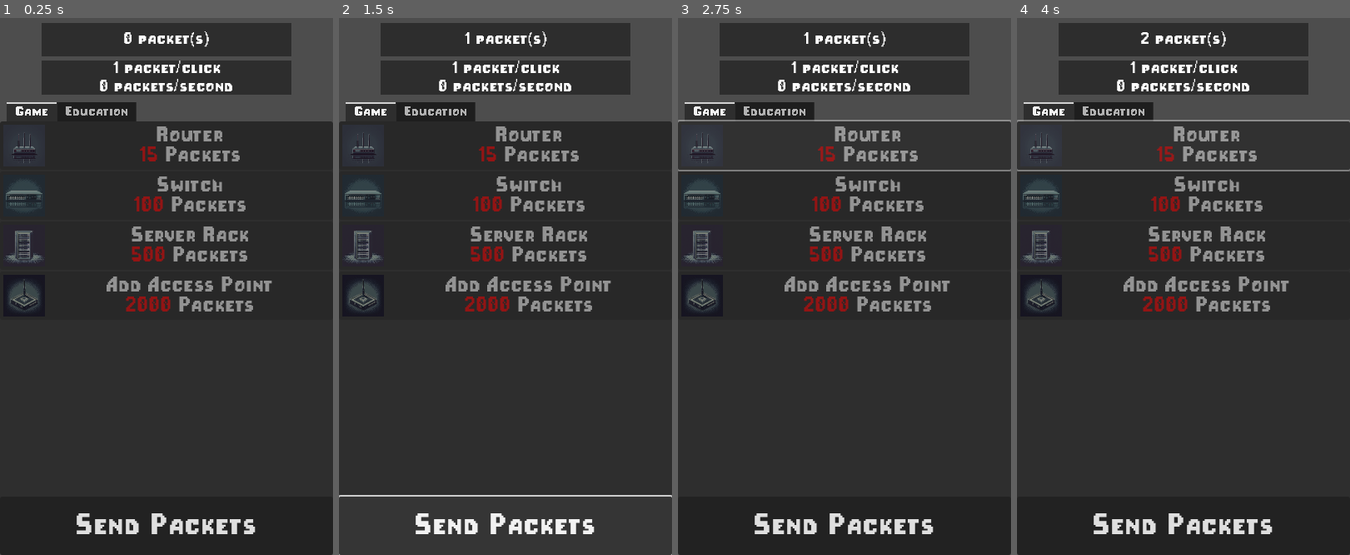
Above: before the commit, frames 1-4 (left to right).
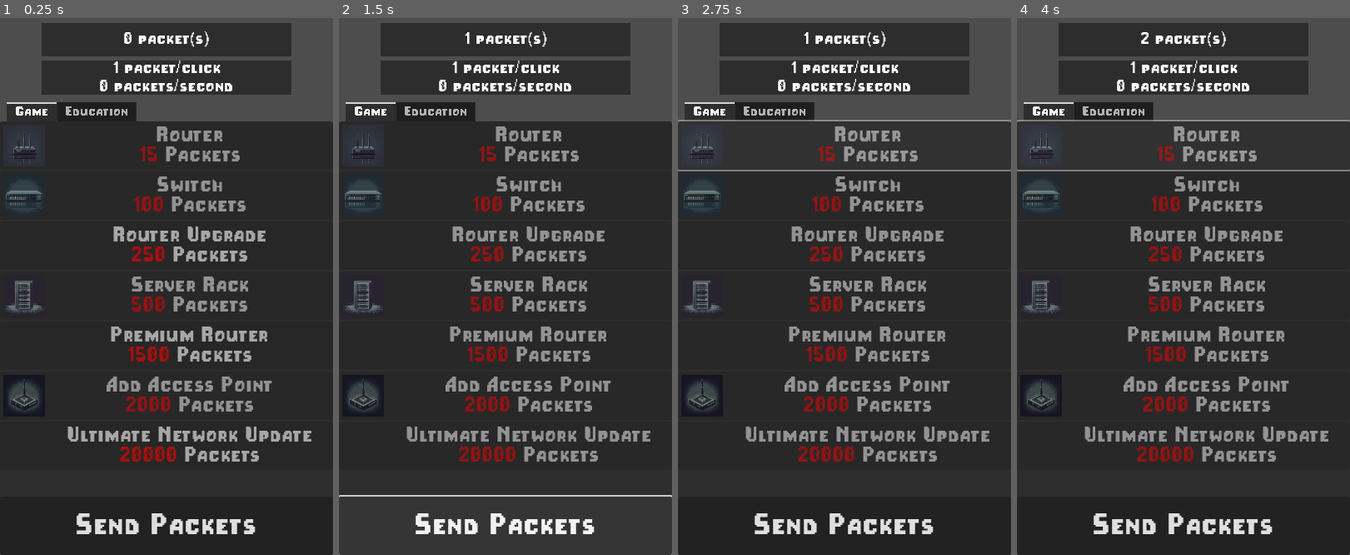
Above: after the commit, the same moments.

Repository: ngabryluk/Idle-Internet
Game: Godot game, scene res://scenes/game.tscn
Same seed, same stepped clock (60 frames per second), same inputs: the game is played once before the commit and once after it.
Inputs (mouse positions are in pixels of both pictures, inside the frame that each line leads up to):
- Up to frame 1 (0.25 s): no input
- Up to frame 2 (1.5 s): click (505, 146) at 0.52 s; click "Send Packets" at 1.25 s
- Up to frame 3 (2.75 s): click (844, 146) at 2.02 s
- Up to frame 4 (4 s): click "Send Packets" at 2.75 s; click (1183, 146) at 3.52 s

The runs differ from the first frame. In frame 1, 7.3% of the frame differs, in the area x 1-94%, y 38-83%; in frame 2, 7.1%; in frame 3, 7.1%; in frame 4, 7.1%.

Commit message:
More upgradessss

Diff:
--- /dev/null
+++ b/scenes/click_three.gd
@@ -0,0 +1,9 @@
+extends Upgrade
+
+class_name ClickThree
+
+func _init():
+	cost = 1500
+	packets_per_click = 8
+	cost_increase_rate = 1.025
+	default_text = "Premium Router"
--- /dev/null
+++ b/scenes/click_two.gd
@@ -0,0 +1,9 @@
+extends Upgrade
+
+class_name ClickTwo
+
+func _init():
+	cost = 250
+	packets_per_click = 4
+	cost_increase_rate = 1.4
+	default_text = "Router Upgrade"
--- /dev/null
+++ b/scenes/mega.gd
@@ -0,0 +1,36 @@
+extends Upgrade
+
+class_name Mega
+
+func _init():
+	cost = 20000
+	packets_per_second = Globals.auto_packets_per_second * 1.25
+	packets_per_click = Globals.packets_per_click * 1.25
+	cost_increase_rate = 2.5
+	default_text = "Ultimate Network Update"
+
+func _process(_delta):
+	# Change the opacity of the button depending on if the player has enough packets
+	var tween = get_tree().create_tween()
+	var color
+	if Globals.num_packets >= cost:
+		# Change the opacity of the button to full
+		tween.tween_property(upgrade_button, "modulate:a", 1, 0.3)
+		color = Color.GREEN
+	else:
+		# Change opacity of the button to half
+		tween.tween_property(upgrade_button, "modulate:a", 0.5, 0.3)
+		color = Color.RED
+
+	update_button_text(color)
+
+	packets_per_second = Globals.auto_packets_per_second * 1.25
+	packets_per_click = Globals.packets_per_click * 1.25
+
+	# If the upgrade increases packets per click
+	if packets_per_click > 0 and packets_per_second > 0:
+		upgrade_button.tooltip_text = "+" + str(packets_per_click) + " Packets Per Click / +" + str(packets_per_second) + " Packets Per Second"
+	elif packets_per_second > 0:
+		upgrade_button.tooltip_text = "+" + str(packets_per_second) + " Packets Per Second"
+	else:
+		upgrade_button.tooltip_text = "+" + str(packets_per_click) + " Packets Per Click"
--- a/scenes/upgrade.gd
+++ b/scenes/upgrade.gd
@@ -17,10 +17,12 @@
 	update_button_text(Color.RED)
 
 	# If the upgrade increases packets per click
-	if packets_per_second == 0:
+	if packets_per_click > 0 and packets_per_second > 0:
+		upgrade_button.tooltip_text = "+" + str(packets_per_click) + " Packets Per Click / +" + str(packets_per_second) + " Packets Per Second"
+	elif packets_per_second > 0:
+		upgrade_button.tooltip_text = "+" + str(packets_per_second) + " Packets Per Second"
+	else:
 		upgrade_button.tooltip_text = "+" + str(packets_per_click) + " Packets Per Click"
-	else:
-		upgrade_button.tooltip_text = "+" + str(packets_per_second) + " Packets Per Second"
 
 func _process(_delta):
 	# Change the opacity of the button depending on if the player has enough packets
--- a/scenes/upgrades.tscn
+++ b/scenes/upgrades.tscn
@@ -8,8 +8,11 @@
 [ext_resource type="Script" path="res://scenes/five.gd" id="5_ous38"]
 [ext_resource type="Script" path="res://scenes/ten.gd" id="6_aq10g"]
 [ext_resource type="Texture2D" uid="uid://ceutwiihpm67i" path="res://icons/switch.png" id="6_mayw3"]
+[ext_resource type="Script" path="res://scenes/click_two.gd" id="7_26xhj"]
 [ext_resource type="Texture2D" uid="uid://cr0sd5cfkw5vs" path="res://icons/server_rack.png" id="8_emh13"]
 [ext_resource type="Texture2D" uid="uid://d3bid8gkkukts" path="res://icons/access_point.png" id="10_66ska"]
+[ext_resource type="Script" path="res://scenes/click_three.gd" id="10_fbp47"]
+[ext_resource type="Script" path="res://scenes/mega.gd" id="13_cwabn"]
 
 [node name="Upgrades" type="Control"]
 layout_mode = 3
@@ -44,15 +47,31 @@
 offset_bottom = 112.0
 icon = ExtResource("6_mayw3")
 
+[node name="Click_Two" parent="HBoxContainer/VBoxContainer" instance=ExtResource("3_l7wka")]
+layout_mode = 2
+script = ExtResource("7_26xhj")
+
+[node name="UpgradeButton" parent="HBoxContainer/VBoxContainer/Click_Two" index="0"]
+offset_top = 112.0
+offset_bottom = 170.0
+
 [node name="Five" parent="HBoxContainer/VBoxContainer" instance=ExtResource("3_l7wka")]
 layout_mode = 2
 script = ExtResource("5_ous38")
 
 [node name="UpgradeButton" parent="HBoxContainer/VBoxContainer/Five" index="0"]
 modulate = Color(1, 1, 1, 0.5)
-offset_top = 112.0
-offset_bottom = 168.0
+offset_top = 168.0
+offset_bottom = 226.0
 icon = ExtResource("8_emh13")
+
+[node name="Click_Three" parent="HBoxContainer/VBoxContainer" instance=ExtResource("3_l7wka")]
+layout_mode = 2
+script = ExtResource("10_fbp47")
+
+[node name="UpgradeButton" parent="HBoxContainer/VBoxContainer/Click_Three" index="0"]
+offset_top = 224.0
+offset_bottom = 282.0
 
 [node name="Ten" parent="HBoxContainer/VBoxContainer" instance=ExtResource("3_l7wka")]
 layout_mode = 2
@@ -60,16 +79,30 @@
 
 [node name="UpgradeButton" parent="HBoxContainer/VBoxContainer/Ten" index="0"]
 modulate = Color(1, 1, 1, 0.5)
-offset_top = 168.0
-offset_bottom = 224.0
+offset_top = 280.0
+offset_bottom = 338.0
 icon = ExtResource("10_66ska")
+
+[node name="Mega" parent="HBoxContainer/VBoxContainer" instance=ExtResource("3_l7wka")]
+layout_mode = 2
+script = ExtResource("13_cwabn")
+
+[node name="UpgradeButton" parent="HBoxContainer/VBoxContainer/Mega" index="0"]
+offset_top = 336.0
+offset_bottom = 394.0
 
 [connection signal="upgraded" from="HBoxContainer/VBoxContainer/Click_Router" to="." method="_on_upgrade_upgraded"]
 [connection signal="upgraded" from="HBoxContainer/VBoxContainer/Two_Switch" to="." method="_on_upgrade_upgraded"]
+[connection signal="pressed" from="HBoxContainer/VBoxContainer/Click_Two/UpgradeButton" to="." method="_on_upgrade_upgraded"]
 [connection signal="upgraded" from="HBoxContainer/VBoxContainer/Five" to="." method="_on_upgrade_upgraded"]
+[connection signal="pressed" from="HBoxContainer/VBoxContainer/Click_Three/UpgradeButton" to="." method="_on_upgrade_upgraded"]
 [connection signal="upgraded" from="HBoxContainer/VBoxContainer/Ten" to="." method="_on_upgrade_upgraded"]
+[connection signal="pressed" from="HBoxContainer/VBoxContainer/Mega/UpgradeButton" to="." method="_on_upgrade_upgraded"]
 
 [editable path="HBoxContainer/VBoxContainer/Click_Router"]
 [editable path="HBoxContainer/VBoxContainer/Two_Switch"]
+[editable path="HBoxContainer/VBoxContainer/Click_Two"]
 [editable path="HBoxContainer/VBoxContainer/Five"]
+[editable path="HBoxContainer/VBoxContainer/Click_Three"]
 [editable path="HBoxContainer/VBoxContainer/Ten"]
+[editable path="HBoxContainer/VBoxContainer/Mega"]
Not shown: 1 places in scenes/upgrades.tscn that only renumber resources
